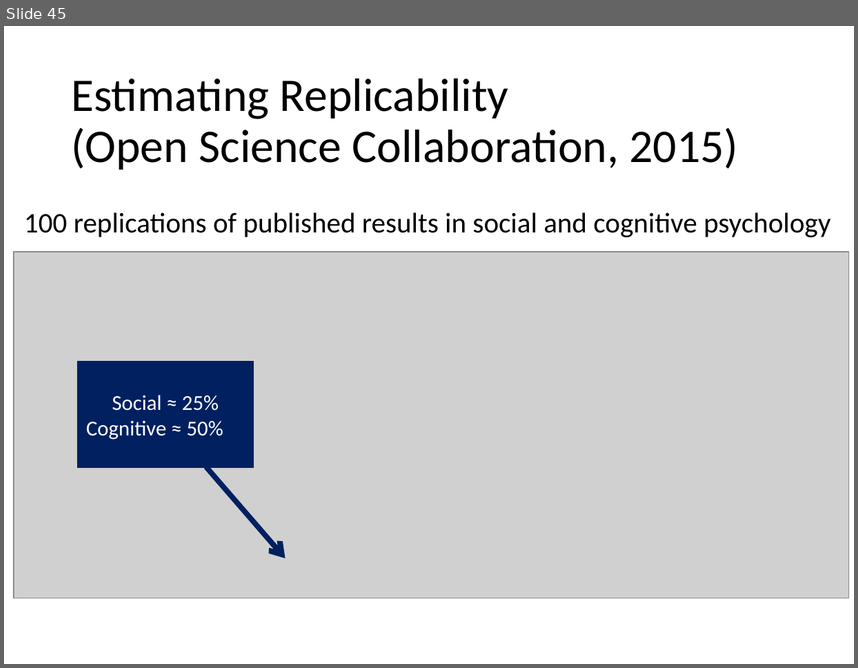
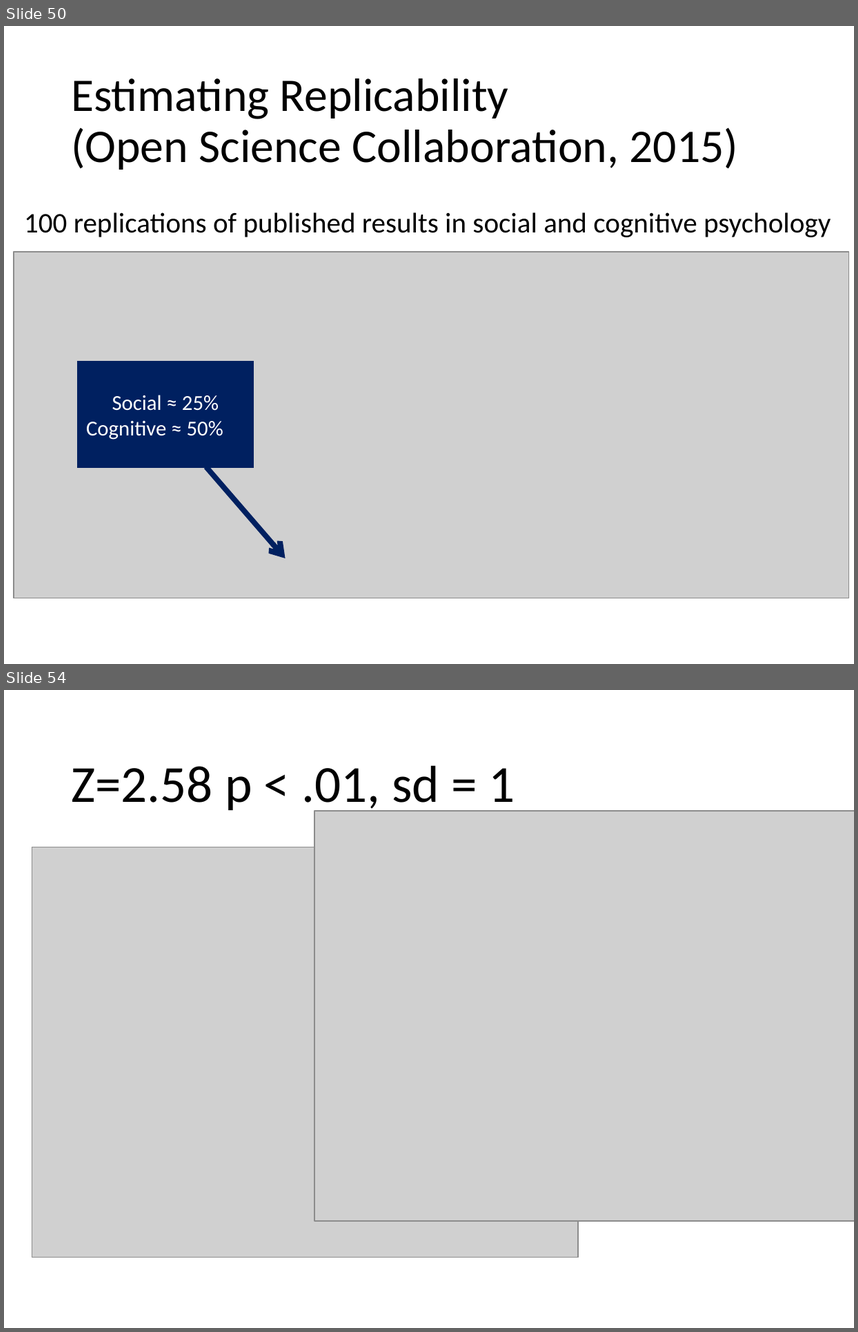
Before and after one commit to StephanLewandowsky/Robust-replicated-and-efficient-science-from-low-replicability, a slide deck: Lsky.ASIC.Extended with further results.pptx. Shown one above the other, each under a label of ours: slide 45 before the commit, slides 50 and 54 after it; the slides between them are not shown. The pictures are 858x668 and 858x1332 pixels, drawn with LibreOffice and Linux fonts; fonts in the diff are those of the drawing; grey boxes stand for pictures. Boxes give left, top, right and bottom in pixels: in the first picture for what was removed or moved away, otherwise in the second. Text is boxed around its words. In the diff, an @@ line names an element or a change of style, - is before the commit and + after.

```diff
--- a/Lsky.ASIC.Extended with further results.pptx
+++ b/Lsky.ASIC.Extended with further results.pptx
@@ slide 54 added at (4, 690, 854, 1328), background #FFFFFF @@
@@ title added at (71, 765, 515, 814), 44 pt, text #000000 @@
+Z=2.58 p < .01, sd = 1
@@ picture added at (314, 811, 854, 1221) @@
@@ picture added at (32, 847, 579, 1257) @@
@@ what was slide 45 is now slide 50 @@
```
Also in this commit, not shown: 1 slide changed, 8 other slides added, 27 other files.
